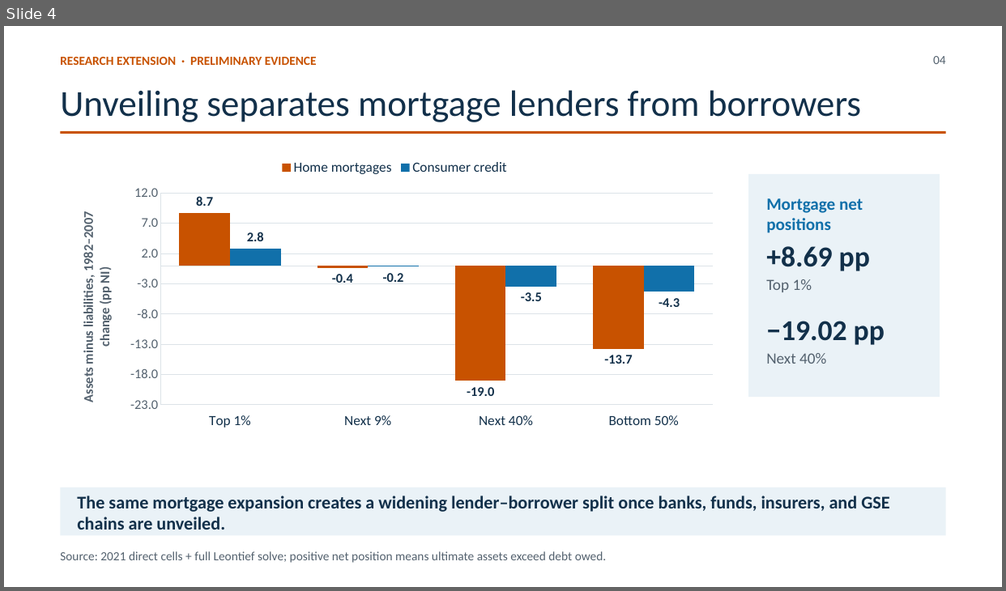
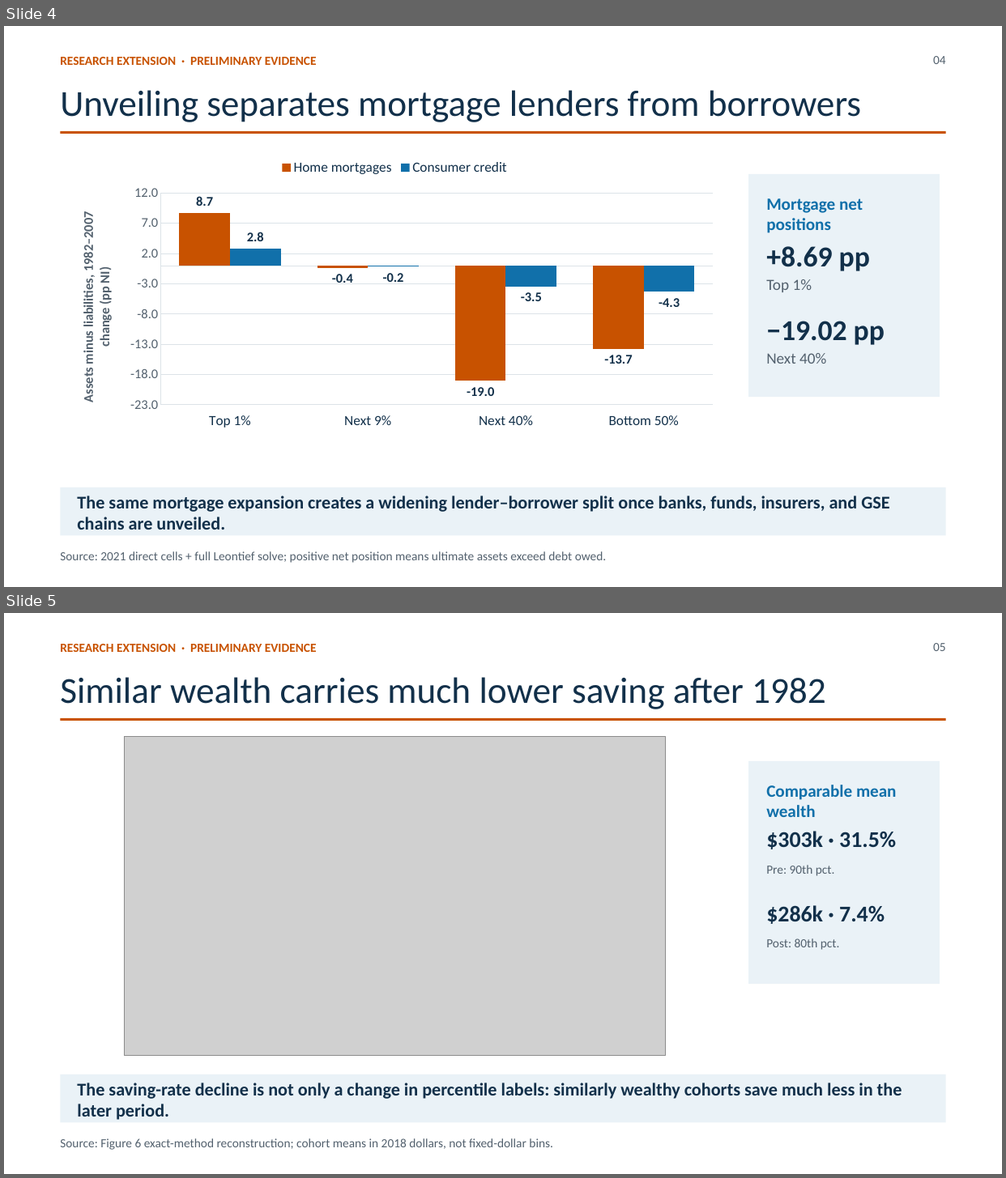
Before and after one commit to lorenz-gorini/mian-sufi-straub2025-saving-glut-replication, a slide deck: Presentation/7_debt_composition_extension/presentation.pptx. Shown one above the other, each under a label of ours: slide 4 before the commit, slides 4 and 5 after it. The pictures are 1006x591 and 1006x1178 pixels, drawn with LibreOffice and Linux fonts; fonts in the diff are those of the drawing; grey boxes stand for pictures. Boxes give left, top, right and bottom in pixels: in the first picture for what was removed or moved away, otherwise in the second. Text is boxed around its words. In the diff, an @@ line names an element or a change of style, - is before the commit and + after.

Commit message:
Refresh comparison + extension presentation decks
- add direct Figure 6 and Figure 8 comparisons
- move wealth and heatmap diagnostics to the extension deck
- update presentation sources, QA contracts, and project records

```diff
--- a/Presentation/7_debt_composition_extension/presentation.pptx
+++ b/Presentation/7_debt_composition_extension/presentation.pptx
@@ slide 5 added at <box>4,613,1002,1174</box>, background #FFFFFF @@
@@ text added at <box>60,644,317,652</box>, 12 pt, text #C85200, bold @@
+RESEARCH EXTENSION · PRELIMINARY EVIDENCE
@@ text added at <box>933,643,946,651</box>, 12 pt, text #53616E @@
+05
@@ text added at <box>60,677,826,709</box>, 35.2 pt, text #12304A @@
+Similar wealth carries much lower saving after 1982
@@ rectangle added at <box>60,718,946,721</box>, fill #C85200 @@
@@ picture added at <box>124,736,665,1056</box> @@
@@ rectangle added at <box>749,761,940,984</box>, fill #EAF2F7 @@
@@ text added at <box>766,785,897,817</box>, 16.5 pt, text #1170AA, bold @@
+Comparable mean wealth
@@ text added at <box>766,831,896,850</box>, 21.8 pt, text #12304A, bold @@
+$303k · 31.5%
@@ text added at <box>766,865,835,876</box>, 12 pt, text #53616E @@
+Pre: 90th pct.
@@ text added at <box>766,905,884,924</box>, 21.8 pt, text #12304A, bold @@
+$286k · 7.4%
@@ text added at <box>766,939,840,950</box>, 12 pt, text #53616E @@
+Post: 80th pct.
@@ rectangle added at <box>60,1075,946,1123</box>, fill #EAF2F7 @@
@@ text added at <box>77,1083,902,1120</box>, 17.2 pt, text #12304A, bold @@
+The saving-rate decline is not only a change in percentile labels: similarly wealthy cohorts save much less in the later period.
@@ text added at <box>60,1139,553,1150</box>, 12 pt, text #53616E @@
+Source: Figure 6 exact-method reconstruction; cohort means in 2018 dollars, not fixed-dollar bins.
```
Also in this commit, not shown: 1 slide changed, 1 other slide added, 21 other files.
